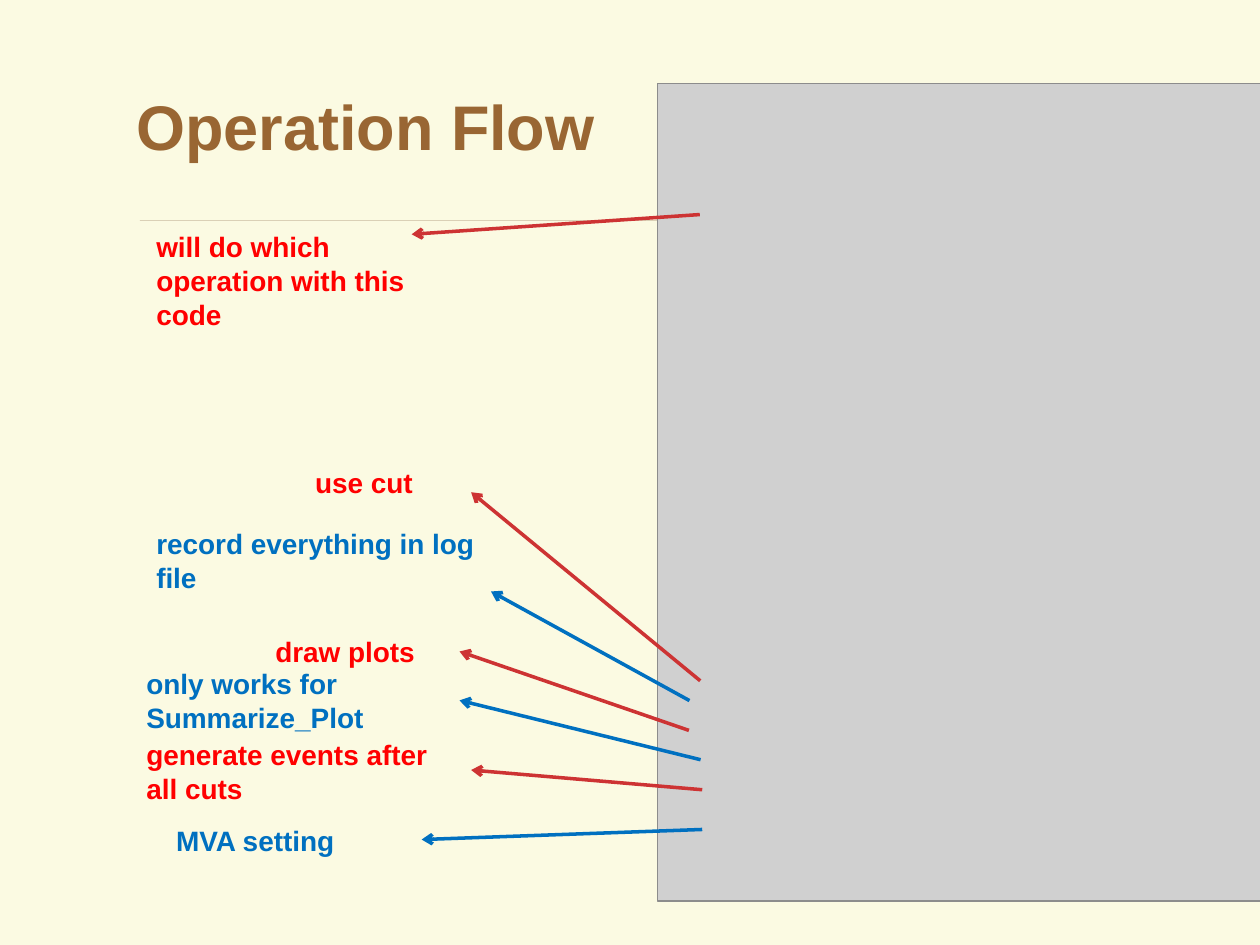
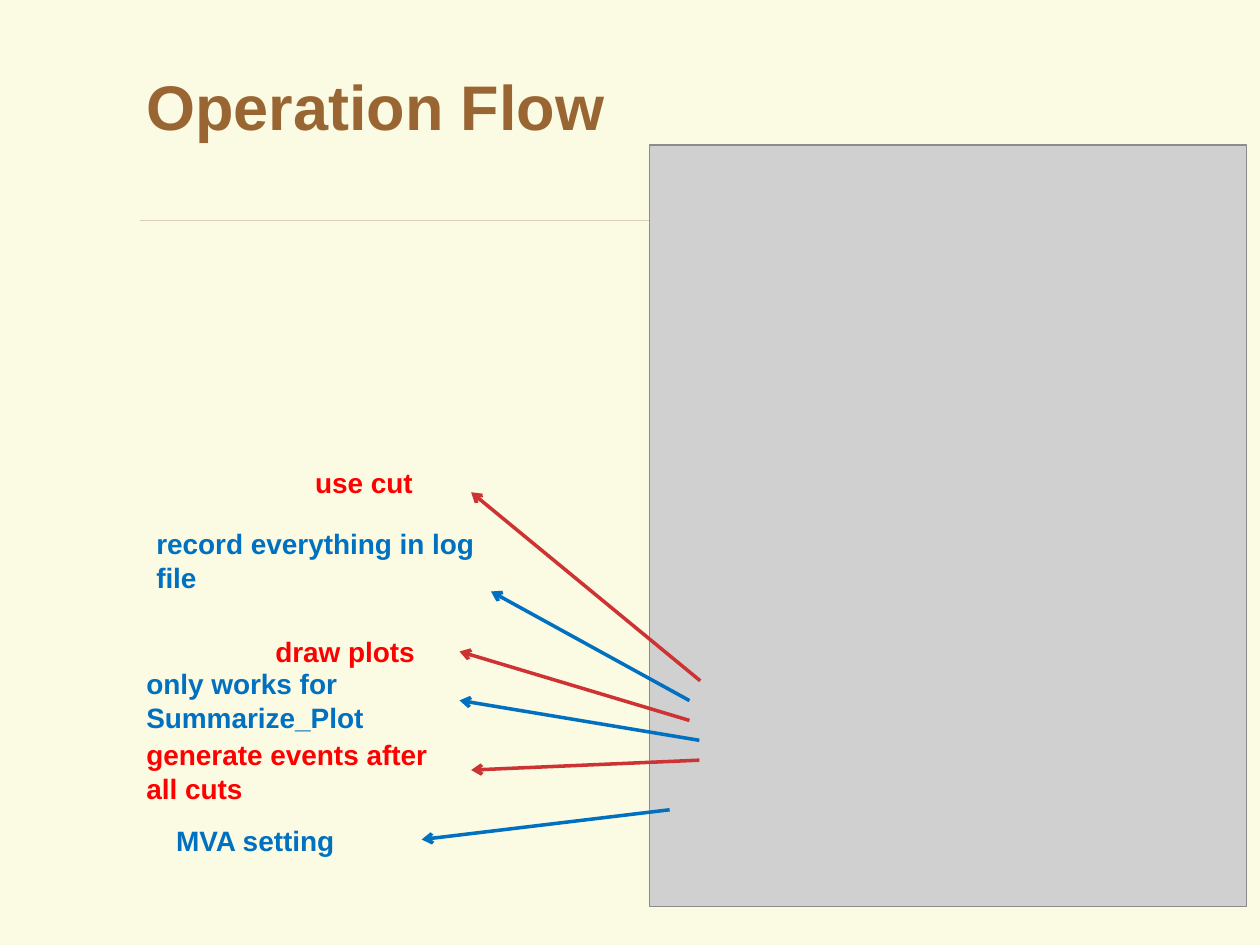
Before and after one commit to YancyW/BASDA, a slide deck: slide 25 of doc/BASDA_Usage_Example.pptx (slide 17 before the commit). Drawn at 1260x945 pixels with LibreOffice and Linux fonts; fonts in the diff are those of the drawing; grey boxes stand for pictures; background and template pictures are left out. Boxes give left, top, right and bottom in pixels: in the first picture for what was removed or moved away, otherwise in the second. Text is boxed around its words. In the diff, an @@ line names an element or a change of style, - is before the commit and + after.

```diff
--- a/doc/BASDA_Usage_Example.pptx
+++ b/doc/BASDA_Usage_Example.pptx
@@ title "Operation Flow": place and size @@
-title "Operation Flow" at <box>136,104,594,162</box>
+title "Operation Flow" at <box>146,84,604,142</box>
@@ picture: place and size @@
-picture at <box>658,83,1260,901</box>
+picture at <box>650,145,1246,906</box>
@@ text removed at <box>156,236,405,326</box> @@
-will do which operation with this code
@@ arrow removed from (699, 214) to (412, 234) @@
@@ arrow moved from (689, 731) - (460, 651) to (689, 721) - (460, 651) @@
@@ arrow moved from (701, 760) - (460, 701) to (699, 741) - (460, 701) @@
@@ arrow moved from (702, 790) - (471, 770) to (699, 760) - (471, 770) @@
@@ arrow moved from (702, 829) - (422, 839) to (669, 810) - (422, 839) @@
```
Also in this commit, not shown: 3 other slides changed, 17 slides added, 1 slide removed, 20 other files.
